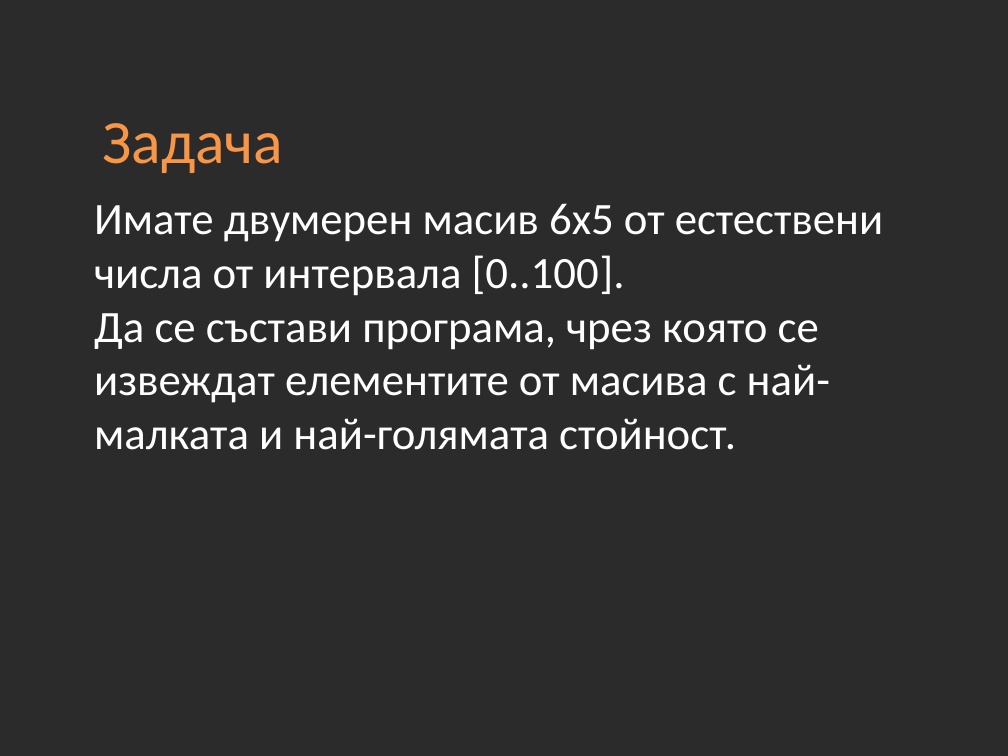
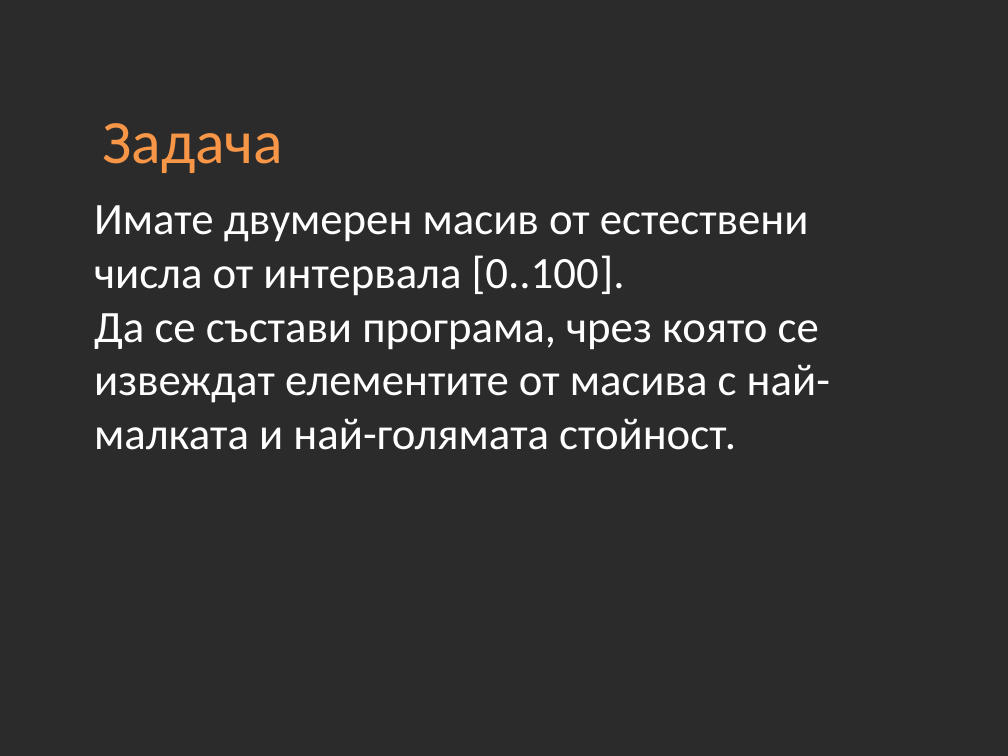
Before and after one commit to Academy-Soft-Intellect/Programming-Introduction-Course, a slide deck: slide 4 of 09-Exam preparation.pptx. Drawn at 1008x756 pixels with LibreOffice and Linux fonts; fonts in the diff are those of the drawing; background and template pictures are left out; a plain dark background stands for a picture behind light text. Boxes give left, top, right and bottom in pixels: in the first picture for what was removed or moved away, otherwise in the second. Text is boxed around its words. In the diff, an @@ line names an element or a change of style, - is before the commit and + after.

```diff
--- a/09-Exam preparation.pptx
+++ b/09-Exam preparation.pptx
@@ text at bbox=[94, 205, 830, 450]: text changed @@
-Имате двумерен масив 6х5 от естествени числа от интервала [0..100].
-Да се състави програма, чрез която се извеждат елементите от масива с най-малката и най-голямата стойност.
+Имате двумерен масив от естествени числа от интервала [0..100].
+Да се състави програма, чрез която се извеждат елементите от масива с най-малката и най-голямата стойност.
```
Also in this commit, not shown: 13 other files.
